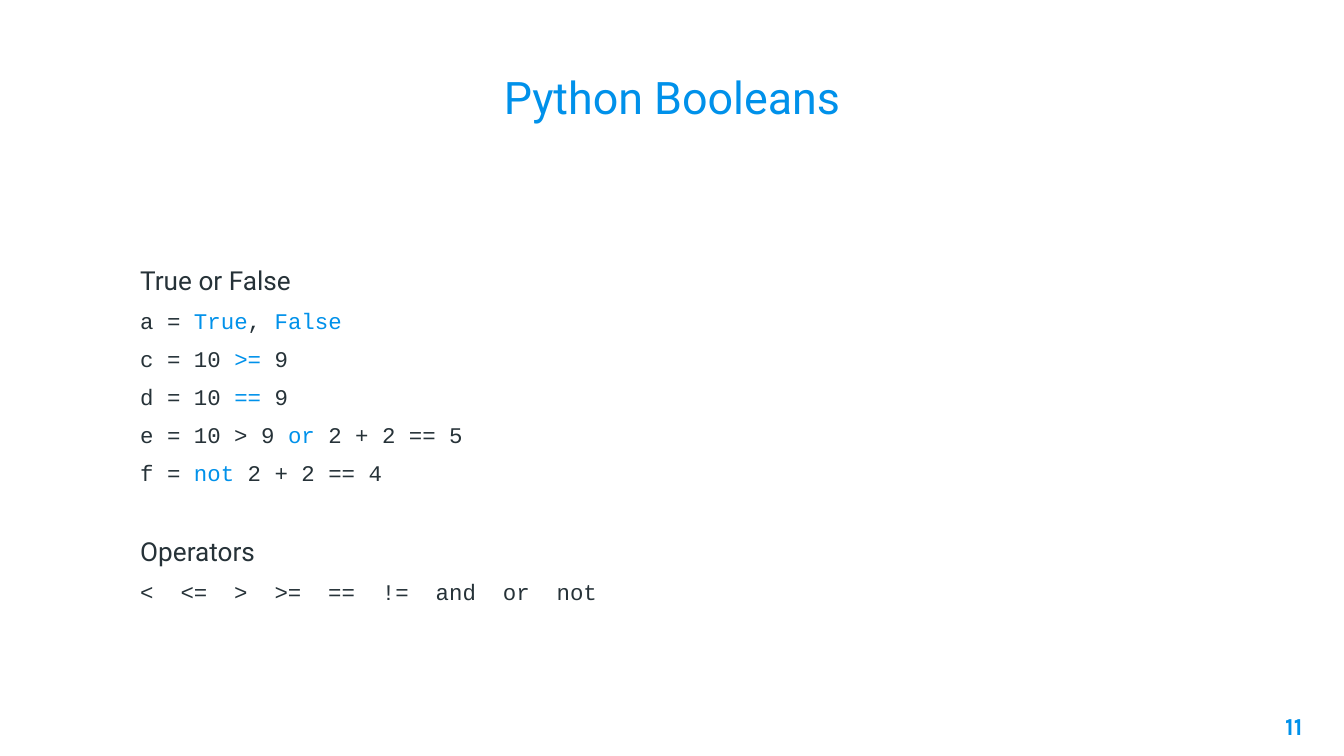
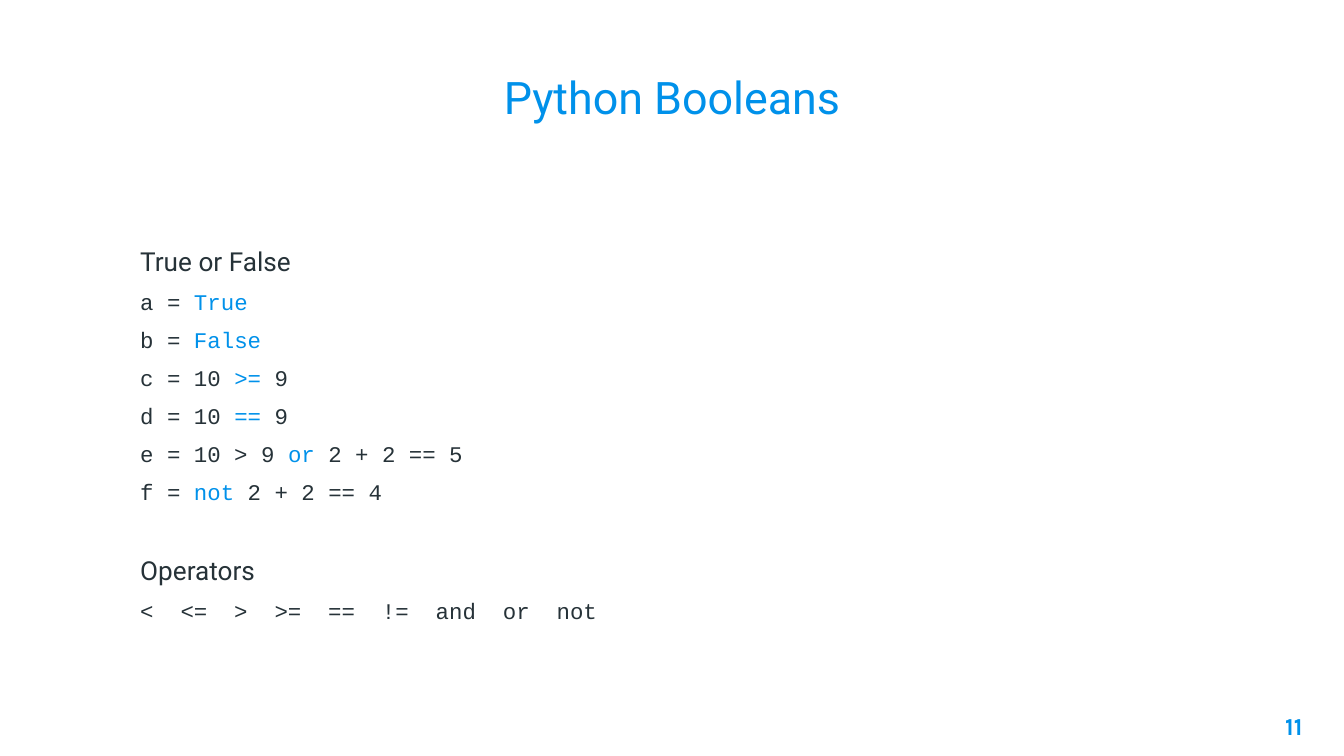
Before and after one commit to AleeRezaa/learn-python, a slide deck: slide 11 of Python.pptx. Drawn at 1344x756 pixels with LibreOffice and Linux fonts; fonts in the diff are those of the drawing; background and template pictures are left out. Boxes give left, top, right and bottom in pixels: in the first picture for what was removed or moved away, otherwise in the second. Text is boxed around its words. In the diff, an @@ line names an element or a change of style, - is before the commit and + after.

```diff
--- a/Python.pptx
+++ b/Python.pptx
@@ text at [140,295,261,349]: text changed @@
-a = True, False
+a = True
+b = False
```
Also in this commit, not shown: 2 other slides changed, 5 slides added.
